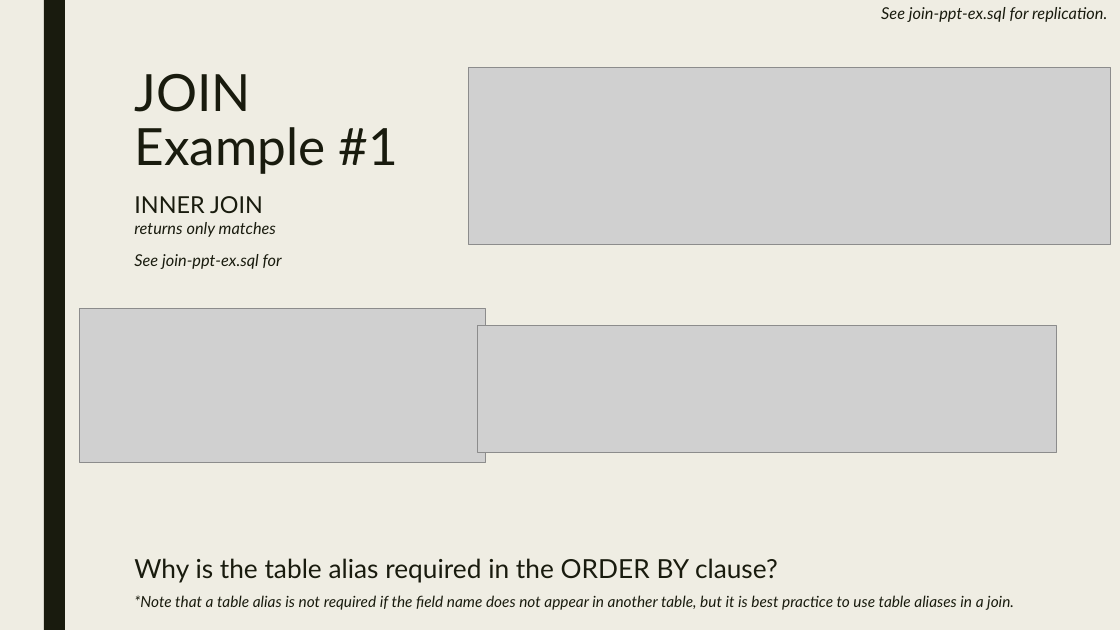
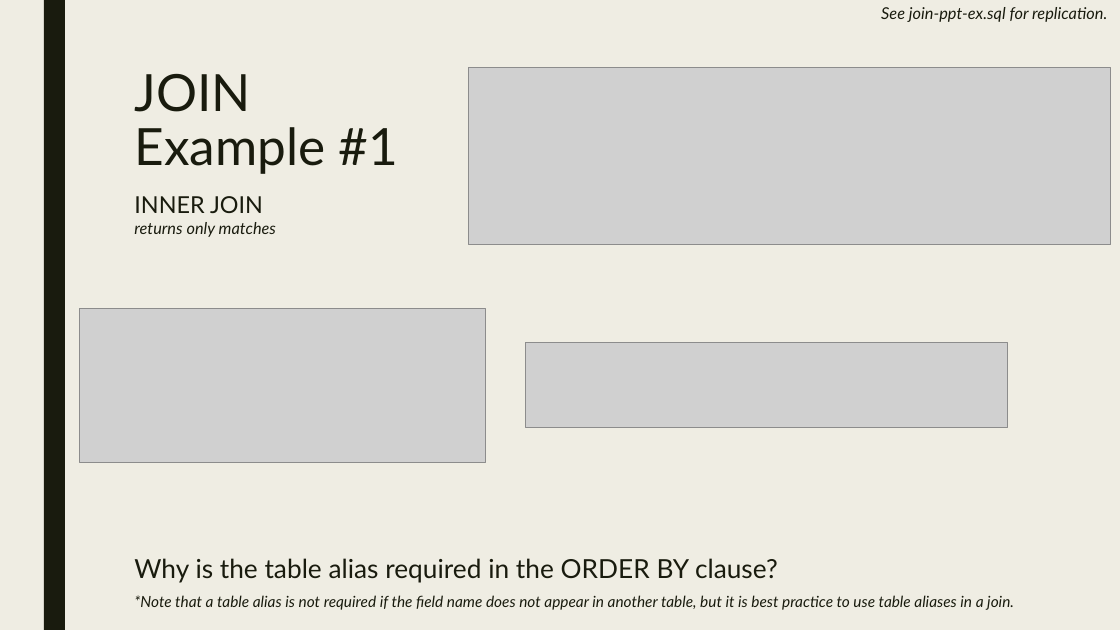
Before and after one commit to MRRisley/sql-uc-fall2020, a slide deck: slide 7 of week-6/sql-join.pptx. Drawn at 1120x630 pixels with LibreOffice and Linux fonts; fonts in the diff are those of the drawing; grey boxes stand for pictures. Boxes give left, top, right and bottom in pixels: in the first picture for what was removed or moved away, otherwise in the second. Text is boxed around its words. In the diff, an @@ line names an element or a change of style, - is before the commit and + after.

```diff
--- a/week-6/sql-join.pptx
+++ b/week-6/sql-join.pptx
@@ text at <box>134,254,282,269</box>: paragraph removed @@
-See join-ppt-ex.sql for
@@ picture: place and size @@
-picture at <box>478,326,1057,453</box>
+picture at <box>526,343,1008,428</box>
```
Also in this commit, not shown: 3 other slides changed, 1 other file.
